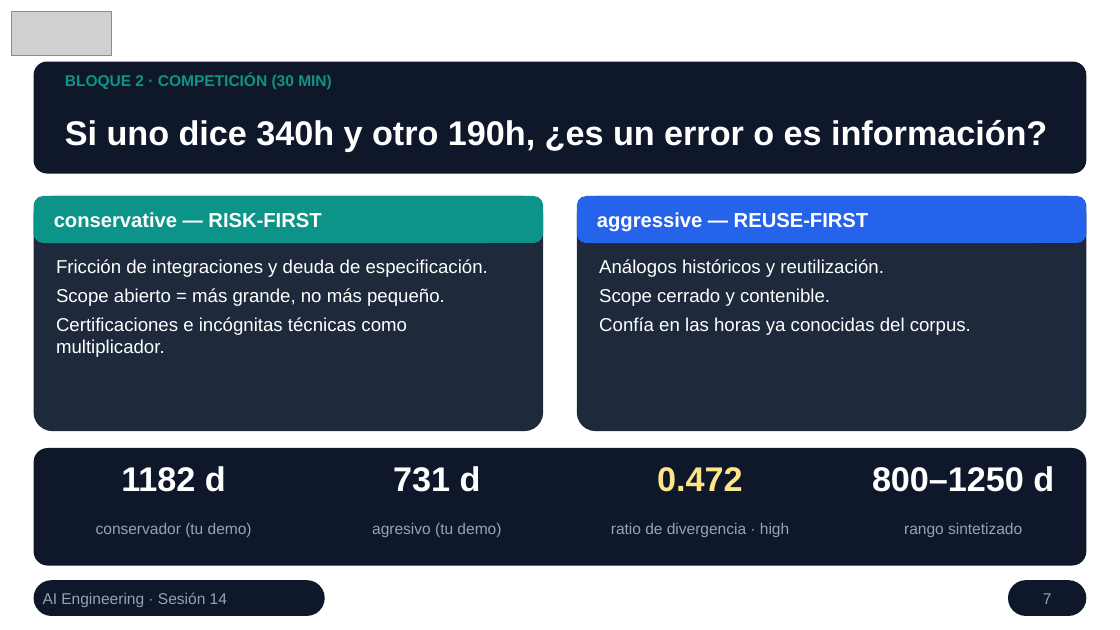
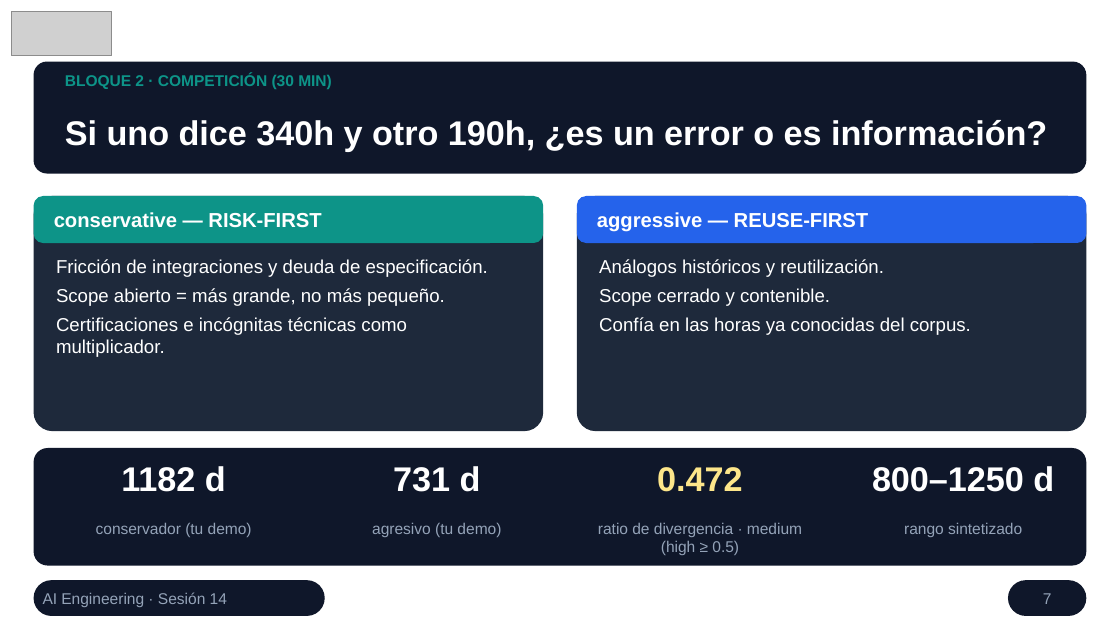
Before and after one commit to julianfdz/ai-engineering, a slide deck: slide 7 of curso-master/sesiones/s14/Sesión 14 - Sistemas multi-agente y patrones avanzados.pptx. Drawn at 1120x630 pixels with LibreOffice and Linux fonts; fonts in the diff are those of the drawing; grey boxes stand for pictures. Boxes give left, top, right and bottom in pixels: in the first picture for what was removed or moved away, otherwise in the second. Text is boxed around its words. In the diff, an @@ line names an element or a change of style, - is before the commit and + after.

```diff
--- a/curso-master/sesiones/s14/Sesión 14 - Sistemas multi-agente y patrones avanzados.pptx
+++ b/curso-master/sesiones/s14/Sesión 14 - Sistemas multi-agente y patrones avanzados.pptx
@@ text at <box>598,523,802,555</box>: text changed @@
-ratio de divergencia · high
+ratio de divergencia · medium (high ≥ 0.5)
```
Also in this commit, not shown: 10 other files.
